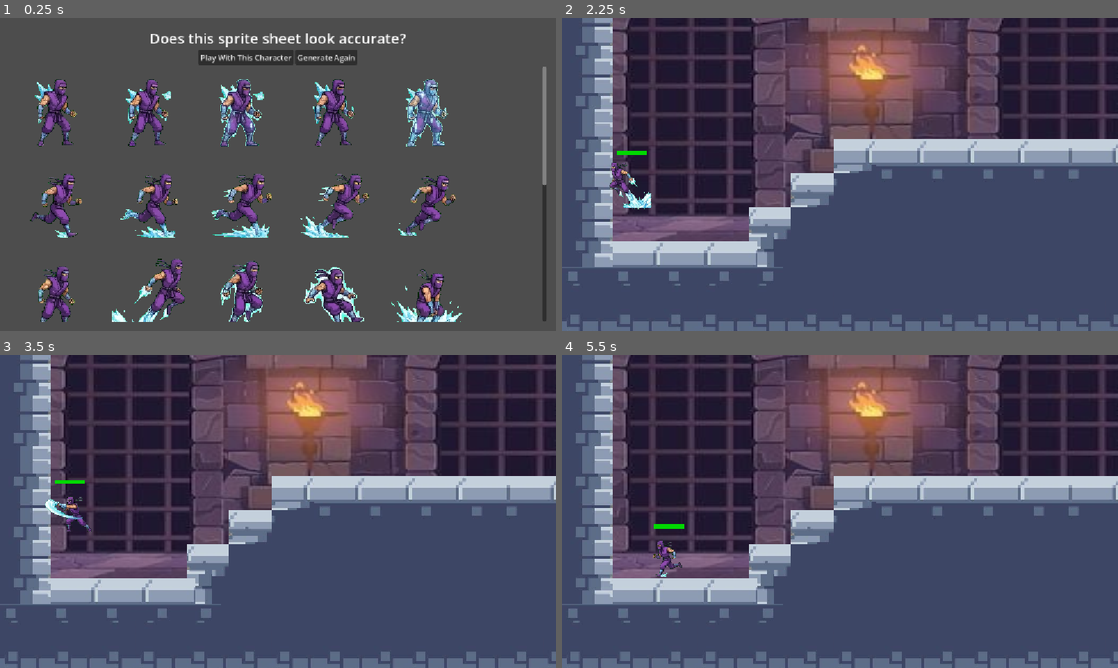
Above: before the commit, frames 1-4 (two rows, left to right).
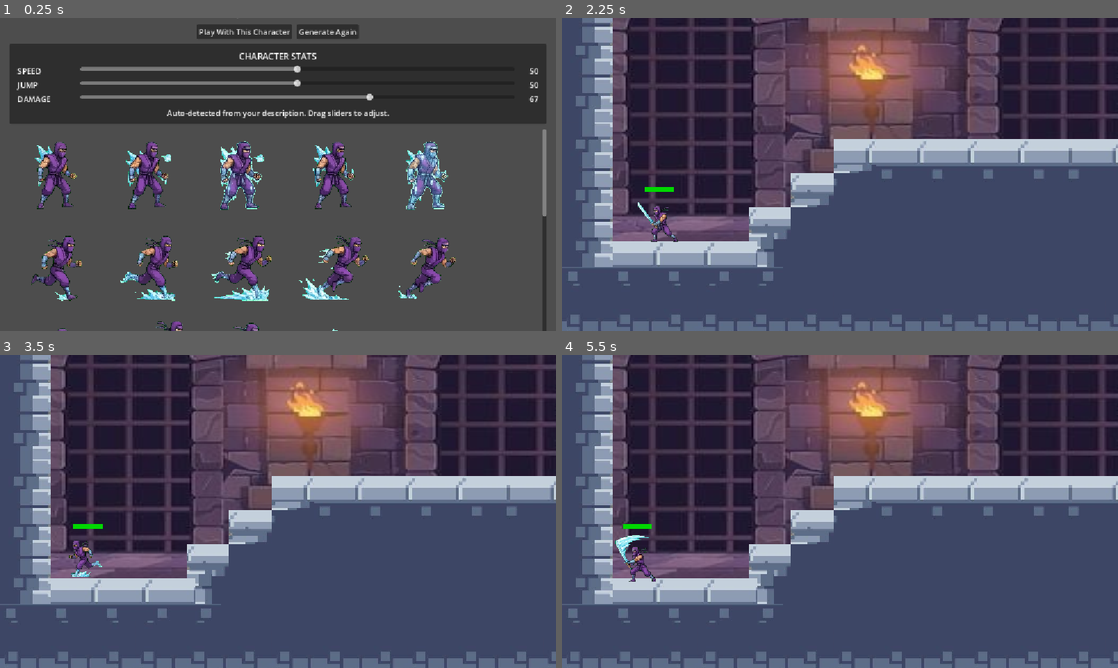
Above: after the commit, the same moments.

Repository: skyler-simpson/senior_design
Game: Godot game, scene res://Scenes/preview_sprite.tscn
Two runs of this game, one before a commit and one after it. Both use one fixed random seed, a clock stepped at 60 frames per second and the inputs below. This scene is started directly instead of the project's main scene.
Inputs (mouse positions are in pixels of both pictures, inside the frame that each line leads up to):
- Up to frame 1 (0.25 s): no input
- Up to frame 2 (2.25 s): click "Generate Again" at 0.5 s; click "Play With This Character" at 1.25 s; tap Enter (ui_accept) at 2 s; move the mouse to (962, 158) at 2.02 s; hold A (move_right) from 2.03 s (still down); click (962, 158) at 2.1 s
- Up to frame 3 (3.5 s): keep holding A (move_right); tap Enter (ui_accept) at 2.27, 3.02 s; move the mouse to (166, 527) at 2.77 s; click (166, 527) at 2.85 s
- Up to frame 4 (5.5 s): move the mouse to (895, 442) at 3.52 s; release A (move_right) at 3.53 s; hold D (move_left) 3.53-4.28 s; click (895, 442) at 3.6 s; move the mouse to (812, 574) at 4.27 s; hold A (move_right) from 4.28 s (still down); click (812, 574) at 4.35 s; tap Enter (ui_accept) at 4.52, 5.27 s; move the mouse to (1006, 558) at 5.02 s; click (1006, 558) at 5.1 s

The runs differ from the first frame. In frame 1, 41% of the frame differs, in the area x 1-99%, y 0-100%; in frame 2, 0.8%; in frame 3, 0.7%; in frame 4, 0.8%.

Commit message:
stat selection, encoding fix for windows laptop

Diff:
--- a/src/Game Code/senior-design-project/Scenes/dark_samurai.gd
+++ b/src/Game Code/senior-design-project/Scenes/dark_samurai.gd
@@ -262,10 +262,23 @@
 
 
 func _try_load_stats_from_json(png_path: String) -> void:
-	"""Load companion JSON file and apply game_stats to character vars."""
+	"""Load companion JSON file and apply game_stats to character vars.
+
+	Priority order:
+	1. Global.has_custom_stats (user-modified sliders from preview screen)
+	2. Companion JSON file (NLP-extracted defaults)
+	3. Hardcoded defaults (SPEED=300, JUMP=-450, DMG=20)
+	"""
+	# Priority 1: User-modified stats from preview screen sliders
+	if Global.has_custom_stats:
+		SPEED = Global.custom_speed
+		JUMP_VELOCITY = Global.custom_jump_velocity
+		DAMAGE_AMOUNT = Global.custom_damage_amount
+		print("Using user-modified stats: SPEED=", SPEED, ", JUMP=", JUMP_VELOCITY, ", DMG=", DAMAGE_AMOUNT)
+		return
+
+	# Priority 2: Companion JSON file
 	var json_path = png_path.replace(".png", ".json")
-
-	# Also check Global path override
 	if json_path.begins_with("res://"):
 		json_path = ProjectSettings.globalize_path(json_path)
 
--- a/src/Game Code/senior-design-project/Scenes/preview_sprite.gd
+++ b/src/Game Code/senior-design-project/Scenes/preview_sprite.gd
@@ -1,44 +1,167 @@
 extends Control
 
 @onready var sprite_preview = $MarginContainer/VBoxContainer/ScrollContainer/CenterContainer/SpritePreview
-@onready var label = $MarginContainer/VBoxContainer/Label
+@onready var title_label = $MarginContainer/VBoxContainer/TitleLabel
 
-@onready var confirmButton = $MarginContainer/VBoxContainer/HBoxContainer/ConfirmButton
-@onready var retryButton = $MarginContainer/VBoxContainer/HBoxContainer/RetryButton
+@onready var confirm_button = $MarginContainer/VBoxContainer/HBoxContainer/ConfirmButton
+@onready var retry_button = $MarginContainer/VBoxContainer/HBoxContainer/RetryButton
 
-# Called when the node enters the scene tree for the first time.
+# Stat sliders
+@onready var speed_slider = $MarginContainer/VBoxContainer/StatsPanel/MarginStats/StatsVBox/SpeedRow/SpeedSlider
+@onready var speed_value = $MarginContainer/VBoxContainer/StatsPanel/MarginStats/StatsVBox/SpeedRow/SpeedValue
+@onready var jump_slider = $MarginContainer/VBoxContainer/StatsPanel/MarginStats/StatsVBox/JumpRow/JumpSlider
+@onready var jump_value = $MarginContainer/VBoxContainer/StatsPanel/MarginStats/StatsVBox/JumpRow/JumpValue
+@onready var damage_slider = $MarginContainer/VBoxContainer/StatsPanel/MarginStats/StatsVBox/DamageRow/DamageSlider
+@onready var damage_value = $MarginContainer/VBoxContainer/StatsPanel/MarginStats/StatsVBox/DamageRow/DamageValue
+
+# NLP-extracted attributes (saved for JSON rewrite)
+var _nlp_attributes: Dictionary = {}
+var _nlp_input_text: String = ""
+
+# Path to the sprite and its companion JSON
+var _sprite_path: String = ""
+var _json_path: String = ""
+
+
 func _ready() -> void:
-	var path = "res://Characters/TestingSprites/custom_skin.png"
+	# Resolve the sprite path
+	if Global.custom_skin_path != "":
+		_sprite_path = Global.custom_skin_path
+	else:
+		_sprite_path = "res://Characters/TestingSprites/custom_skin.png"
 
-	if FileAccess.file_exists(path):
-		var img = Image.load_from_file(path)
+	_json_path = _sprite_path.replace(".png", ".json")
+
+	_load_sprite_preview()
+	_load_stats_from_json()
+
+
+func _load_sprite_preview() -> void:
+	if FileAccess.file_exists(_sprite_path):
+		var img = Image.load_from_file(_sprite_path)
 		var tex = ImageTexture.create_from_image(img)
 
-		# 1. Apply the texture
 		sprite_preview.texture = tex
 		sprite_preview.texture_filter = TextureFilter.TEXTURE_FILTER_NEAREST
-
-		# 2. FORCE the TextureRect to match the image size
-		# This is what triggers the ScrollContainer to show scrollbars
 		sprite_preview.custom_minimum_size = Vector2(tex.get_width(), tex.get_height())
 
 		print("Preview loaded. Size: ", tex.get_size())
 	else:
-		print("Error: Preview image not found!")
+		title_label.text = "Error: No sprite sheet found!"
+		print("Error: Preview image not found at ", _sprite_path)
+
+
+func _load_stats_from_json() -> void:
+	"""Load NLP attributes and game stats from companion JSON file."""
+	if FileAccess.file_exists(_json_path):
+		var file = FileAccess.open(_json_path, FileAccess.READ)
+		var content = file.get_as_text()
+		file.close()
+
+		var json = JSON.new()
+		var parse_result = json.parse(content)
+
+		if parse_result == OK:
+			var data = json.get_data()
+			if data is Dictionary:
+				# Store NLP data for later rewrite
+				_nlp_attributes = data.get("attributes", {})
+				_nlp_input_text = data.get("input_text", "")
+
+				# Load game stats into sliders
+				var stats = data.get("game_stats", {})
+				var speed = stats.get("speed", 50)
+				var jump = stats.get("jump_velocity", 50)
+				var damage = stats.get("damage_amount", 50)
+
+				_set_slider_values(speed, jump, damage)
+				print("Loaded stats from JSON: SPEED=", speed, " JUMP=", jump, " DMG=", damage)
+				return
+
+	# Fallback: no JSON found, use defaults
+	print("No companion JSON found. Using default stat values (50/50/50).")
+	_set_slider_values(50, 50, 50)
+
+
+func _set_slider_values(speed: int, jump: int, damage: int) -> void:
+	speed_slider.value = clamp(speed, 0, 100)
+	jump_slider.value = clamp(jump, 0, 100)
+	damage_slider.value = clamp(damage, 0, 100)
+	_update_value_labels()
+
+
+func _update_value_labels() -> void:
+	speed_value.text = str(int(speed_slider.value))
+	jump_value.text = str(int(jump_slider.value))
+	damage_value.text = str(int(damage_slider.value))
+
+
+func _save_stats_to_json() -> void:
+	"""Rewrite the JSON file with user-modified slider values."""
+	var speed = int(speed_slider.value)
+	var jump = int(jump_slider.value)
+	var damage = int(damage_slider.value)
+
+	var data = {
+		"attributes": _nlp_attributes,
+		"game_stats": {
+			"speed": speed,
+			"jump_velocity": jump,
+			"damage_amount": damage
+		},
+		"input_text": _nlp_input_text,
+		"user_modified": not _nlp_attributes.is_empty()  # True if user changed sliders
+	}
+
+	var json_string = JSON.stringify(data, "\t")
+
+	# Write back to the JSON file
+	var file = FileAccess.open(_json_path, FileAccess.WRITE)
+	if file:
+		file.store_string(json_string)
+		file.close()
+		print("Stats saved to JSON: SPEED=", speed, " JUMP=", jump, " DMG=", damage)
+	else:
+		print("Warning: Could not save modified stats to ", _json_path)
+
+
+func _on_speed_slider_changed(value: float) -> void:
+	_update_value_labels()
+
+
+func _on_jump_slider_changed(value: float) -> void:
+	_update_value_labels()
+
+
+func _on_damage_slider_changed(value: float) -> void:
+	_update_value_labels()
 
 
 func _on_confirm_button_pressed() -> void:
+	# Save user-modified stats to JSON
+	_save_stats_to_json()
+
+	# Pass stats to Global for the game scene
+	Global.has_custom_stats = true
+	Global.custom_speed = speed_slider.value
+	Global.custom_jump_velocity = jump_slider.value
+	Global.custom_damage_amount = damage_slider.value
+
+	print("Confirming with stats — SPEED: ", speed_slider.value,
+		  ", JUMP: ", jump_slider.value,
+		  ", DMG: ", damage_slider.value)
+
 	# Proceed to the game screen
 	get_tree().change_scene_to_file("res://node_2d.tscn")
 
 
 func _on_retry_button_pressed() -> void:
 	# Update UI to show that a new sprite sheet is being generated
-	label.text = "Regenerating Your Character."
+	title_label.text = "Regenerating Your Character..."
 
 	# Disable the buttons
-	confirmButton.disabled = true
-	retryButton.disabled = true
+	confirm_button.disabled = true
+	retry_button.disabled = true
 
 	# Wait so the label updates on the screen
 	await get_tree().create_timer(0.1).timeout
@@ -48,16 +171,17 @@
 	# Reload the scene
 	get_tree().reload_current_scene()
 
+
 func _run_python_generation(prompt_text: String) -> void:
 	var script_path = ProjectSettings.globalize_path("res://generator.py")
 	var save_path = ProjectSettings.globalize_path("res://Characters/TestingSprites/custom_skin.png")
 
-	var project_dir=ProjectSettings.globalize_path("res://")
+	var project_dir = ProjectSettings.globalize_path("res://")
 	var python_exe = project_dir.path_join("../../../.venv/bin/python").simplify_path()
 	print(python_exe)
 
 	var arguments = [script_path, prompt_text, save_path, "--reuse-prompt"]
-	var output = []
+	var python_output = []
 
 	print("Python is regenerating with prompt: ", prompt_text)
-	OS.execute(python_exe, arguments, output)
+	OS.execute(python_exe, arguments, python_output)
--- a/src/Game Code/senior-design-project/Scenes/preview_sprite.tscn
+++ b/src/Game Code/senior-design-project/Scenes/preview_sprite.tscn
@@ -26,16 +26,18 @@
 [node name="VBoxContainer" type="VBoxContainer" parent="MarginContainer"]
 layout_mode = 2
 alignment = 1
+theme_override_constants/separation = 10
 
-[node name="Label" type="Label" parent="MarginContainer/VBoxContainer"]
+[node name="TitleLabel" type="Label" parent="MarginContainer/VBoxContainer"]
 layout_mode = 2
-theme_override_font_sizes/font_size = 30
+theme_override_font_sizes/font_size = 24
 text = "Does this sprite sheet look accurate?"
 horizontal_alignment = 1
 
 [node name="HBoxContainer" type="HBoxContainer" parent="MarginContainer/VBoxContainer"]
 layout_mode = 2
 alignment = 1
+theme_override_constants/separation = 10
 
 [node name="ConfirmButton" type="Button" parent="MarginContainer/VBoxContainer/HBoxContainer"]
 layout_mode = 2
@@ -45,8 +47,103 @@
 layout_mode = 2
 text = "Generate Again"
 
+[node name="StatsPanel" type="PanelContainer" parent="MarginContainer/VBoxContainer"]
+custom_minimum_size = Vector2(0, 160)
+layout_mode = 2
+
+[node name="MarginStats" type="MarginContainer" parent="MarginContainer/VBoxContainer/StatsPanel"]
+layout_mode = 2
+theme_override_constants/margin_left = 16
+theme_override_constants/margin_top = 12
+theme_override_constants/margin_right = 16
+theme_override_constants/margin_bottom = 12
+
+[node name="StatsVBox" type="VBoxContainer" parent="MarginContainer/VBoxContainer/StatsPanel/MarginStats"]
+layout_mode = 2
+theme_override_constants/separation = 6
+
+[node name="StatsTitle" type="Label" parent="MarginContainer/VBoxContainer/StatsPanel/MarginStats/StatsVBox"]
+layout_mode = 2
+theme_override_font_sizes/font_size = 18
+text = "CHARACTER STATS"
+horizontal_alignment = 1
+
+[node name="SpeedRow" type="HBoxContainer" parent="MarginContainer/VBoxContainer/StatsPanel/MarginStats/StatsVBox"]
+layout_mode = 2
+theme_override_constants/separation = 10
+
+[node name="SpeedLabel" type="Label" parent="MarginContainer/VBoxContainer/StatsPanel/MarginStats/StatsVBox/SpeedRow"]
+custom_minimum_size = Vector2(120, 0)
+layout_mode = 2
+text = "SPEED"
+
+[node name="SpeedSlider" type="HSlider" parent="MarginContainer/VBoxContainer/StatsPanel/MarginStats/StatsVBox/SpeedRow"]
+custom_minimum_size = Vector2(300, 0)
+layout_mode = 2
+size_flags_horizontal = 3
+max_value = 100.0
+step = 1.0
+value = 50.0
+
+[node name="SpeedValue" type="Label" parent="MarginContainer/VBoxContainer/StatsPanel/MarginStats/StatsVBox/SpeedRow"]
+custom_minimum_size = Vector2(40, 0)
+layout_mode = 2
+text = "50"
+horizontal_alignment = 2
+
+[node name="JumpRow" type="HBoxContainer" parent="MarginContainer/VBoxContainer/StatsPanel/MarginStats/StatsVBox"]
+layout_mode = 2
+theme_override_constants/separation = 10
+
+[node name="JumpLabel" type="Label" parent="MarginContainer/VBoxContainer/StatsPanel/MarginStats/StatsVBox/JumpRow"]
+custom_minimum_size = Vector2(120, 0)
+layout_mode = 2
+text = "JUMP"
+
+[node name="JumpSlider" type="HSlider" parent="MarginContainer/VBoxContainer/StatsPanel/MarginStats/StatsVBox/JumpRow"]
+custom_minimum_size = Vector2(300, 0)
+layout_mode = 2
+size_flags_horizontal = 3
+max_value = 100.0
+step = 1.0
+value = 50.0
+
+[node name="JumpValue" type="Label" parent="MarginContainer/VBoxContainer/StatsPanel/MarginStats/StatsVBox/JumpRow"]
+custom_minimum_size = Vector2(40, 0)
+layout_mode = 2
+text = "50"
+horizontal_alignment = 2
+
+[node name="DamageRow" type="HBoxContainer" parent="MarginContainer/VBoxContainer/StatsPanel/MarginStats/StatsVBox"]
+layout_mode = 2
+theme_override_constants/separation = 10
+
+[node name="DamageLabel" type="Label" parent="MarginContainer/VBoxContainer/StatsPanel/MarginStats/StatsVBox/DamageRow"]
+custom_minimum_size = Vector2(120, 0)
+layout_mode = 2
+text = "DAMAGE"
+
+[node name="DamageSlider" type="HSlider" parent="MarginContainer/VBoxContainer/StatsPanel/MarginStats/StatsVBox/DamageRow"]
+custom_minimum_size = Vector2(300, 0)
+layout_mode = 2
+size_flags_horizontal = 3
+max_value = 100.0
+step = 1.0
+value = 50.0
+
+[node name="DamageValue" type="Label" parent="MarginContainer/VBoxContainer/StatsPanel/MarginStats/StatsVBox/DamageRow"]
+custom_minimum_size = Vector2(40, 0)
+layout_mode = 2
+text = "50"
+horizontal_alignment = 2
+
+[node name="StatsHint" type="Label" parent="MarginContainer/VBoxContainer/StatsPanel/MarginStats/StatsVBox"]
+layout_mode = 2
+text = "Auto-detected from your description. Drag sliders to adjust."
+horizontal_alignment = 1
+
 [node name="ScrollContainer" type="ScrollContainer" parent="MarginContainer/VBoxContainer"]
-custom_minimum_size = Vector2(800, 500)
+custom_minimum_size = Vector2(800, 450)
 layout_mode = 2
 size_flags_vertical = 3
 
@@ -60,3 +157,6 @@
 
 [connection signal="pressed" from="MarginContainer/VBoxContainer/HBoxContainer/ConfirmButton" to="." method="_on_confirm_button_pressed"]
 [connection signal="pressed" from="MarginContainer/VBoxContainer/HBoxContainer/RetryButton" to="." method="_on_retry_button_pressed"]
+[connection signal="value_changed" from="MarginContainer/VBoxContainer/StatsPanel/MarginStats/StatsVBox/SpeedRow/SpeedSlider" to="." method="_on_speed_slider_changed"]
+[connection signal="value_changed" from="MarginContainer/VBoxContainer/StatsPanel/MarginStats/StatsVBox/JumpRow/JumpSlider" to="." method="_on_jump_slider_changed"]
+[connection signal="value_changed" from="MarginContainer/VBoxContainer/StatsPanel/MarginStats/StatsVBox/DamageRow/DamageSlider" to="." method="_on_damage_slider_changed"]
Not shown: 1 places in src/Game Code/senior-design-project/Scenes/preview_sprite.tscn that only renumber resources
Not shown, changed: src/Game Code/senior-design-project/generator.py
